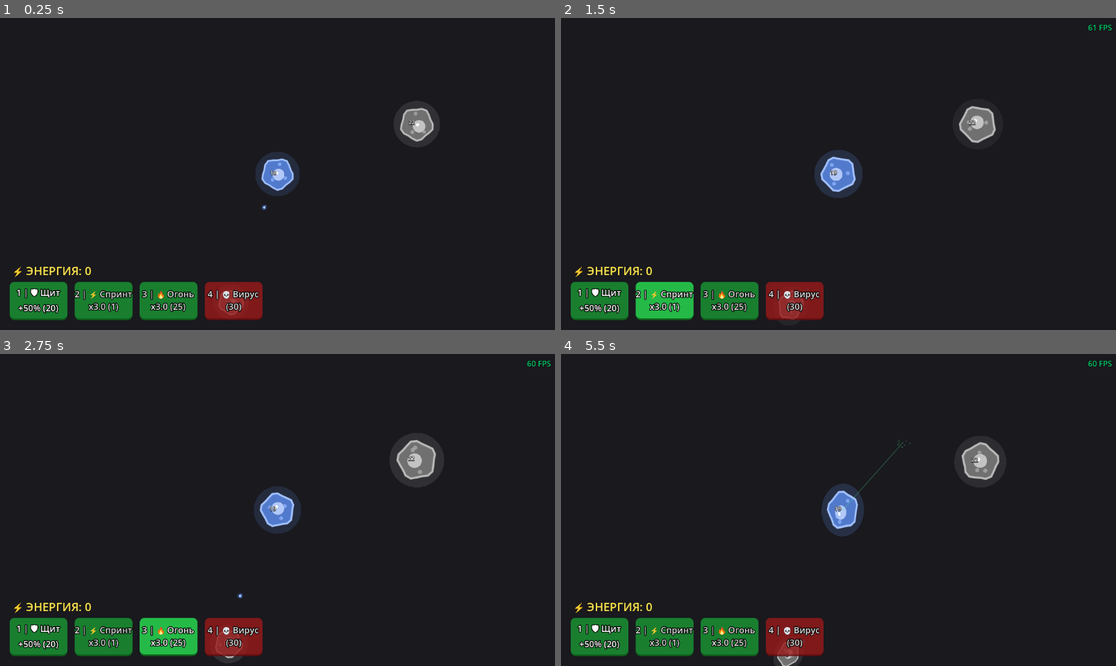
Above: before the commit, frames 1-4 (two rows, left to right).
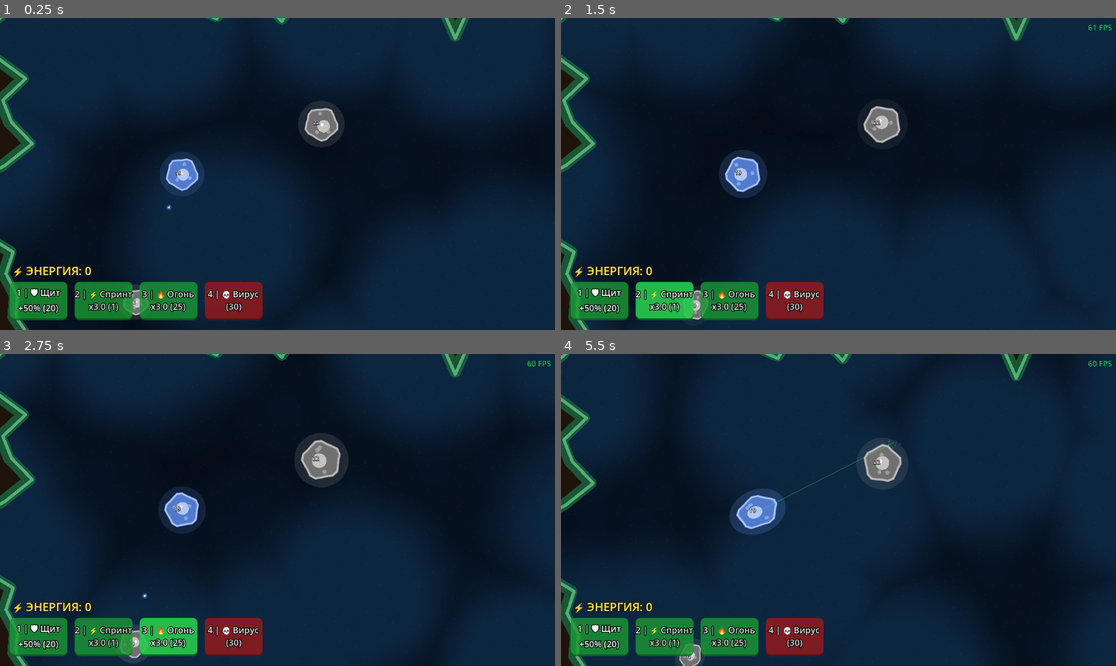
Above: after the commit, the same moments.

Repository: alexey231090/CellColony
Game: Godot game, scene res://scenes/main.tscn
The game is run twice, just before and just after one commit, with the same random seed, the same clock (stepped at 60 frames per second) and the same inputs.
Inputs (mouse positions are in pixels of both pictures, inside the frame that each line leads up to):
- Up to frame 1 (0.25 s): no input
- Up to frame 2 (1.5 s): click "1 | 🛡 Щит +50% (20)" at 0.5 s; click "2 | ⚡ Спринт x3.0 (1)" at 1.25 s
- Up to frame 3 (2.75 s): click "3 | 🔥 Огонь x3.0 (25)" at 2 s
- Up to frame 4 (5.5 s): click "4 | 💀 Вирус (30)" at 2.75 s; tap Enter at 3.5, 3.6 s; move the mouse to (960, 494) at 3.52 s; hold Right (ui_right) 3.53-4.28 s; click (960, 494) at 3.67 s; move the mouse to (727, 525) at 4.27 s; hold Down (ui_down) 4.28-5.03 s; tap Keypad Enter at 4.35 s; click (727, 525) at 4.42 s; move the mouse to (894, 441) at 5.02 s; hold Right (ui_right) from 5.03 s (still down); tap Backspace at 5.1 s; click (894, 441) at 5.17 s

The runs differ from the first frame. In frame 1, 51% of the frame differs, in the area x 0-100%, y 0-100%; in frame 2, 44%; in frame 3, 44%; in frame 4, 61%.

Commit message:
Optimize shield visuals (GPU Shader), add organic background and walls, optimize AI performance, and update documentation

Diff:
--- a/scenes/base_cell/cell.gd
+++ b/scenes/base_cell/cell.gd
@@ -10,6 +10,7 @@
 
 @onready var energy_label: Label = $EnergyLabel
 @onready var contr_label: Label = $ContrLabel
+@onready var shield_overlay: ColorRect = $ShieldOverlay
 
 # Визуальные эффекты при попадании
 var hit_flash_timer: float = 0.0
@@ -51,6 +52,9 @@
 	add_to_group("cells")
 	_update_groups()
 	_update_visuals()
+
+	if shield_overlay and shield_overlay.material:
+		shield_overlay.material = shield_overlay.material.duplicate()
 
 	if energy_label:
 		# Оформляем цифры красиво прямо из кода, чтобы они хорошо читались
@@ -152,8 +156,10 @@
 	# Цвет обводки меняется если активен щит или скорострельность или спринт
 	var outline_color = display_color.lightened(0.4)
 	if reflect_chance > 0.0:
-		# Ярко-зеленый цвет для щита
-		outline_color = Color(0.2, 1.0, 0.5).lerp(Color.WHITE, hit_intensity)
+		# Цвет обводки совпадает с цветом щита
+		var s_color = _get_cell_color().lightened(0.5)
+		s_color.s = 1.0
+		outline_color = s_color.lerp(Color.WHITE, hit_intensity)
 	elif rapid_fire_timer > 0:
 		# Пульсирующий оранжевый контур для скорострельности
 		var pulse = (sin(time * 15.0) + 1.0) / 2.0
@@ -218,77 +224,12 @@
 	main_points.append(main_points[0]) # Замыкаем
 	draw_polyline(main_points, outline_color, 2.5, true)
 
-	# 4. ЭНЕРГЕТИЧЕСКИЙ КУПОЛ ЩИТА (Крутой эффект силового поля)
+	# 4. ЭНЕРГЕТИЧЕСКИЙ КУПОЛ ЩИТА - визуализация через ShieldOverlay (Шейдер)
+	# Больше не рисуем его тут программно, это ОЧЕНЬ медленно!
 	if reflect_chance > 0.0:
-		var shield_radius = current_radius * 1.3
-		var shield_color = Color(0.2, 1.0, 0.5) # Ярко-зеленый (неоновый)
-
-		# Мягкое излучение щита
-		shield_color.a = 0.15 + sin(time * 8.0) * 0.05
-		draw_circle(Vector2.ZERO, shield_radius * 1.1, shield_color)
-
-		# Внешняя граница щита (силовое поле с высокочастотной рябью)
-		var shield_pts = PackedVector2Array()
-		var shield_points_count = 32
-		var ripple_speed = time * 12.0
-		for i in range(shield_points_count):
-			var angle = (i / float(shield_points_count)) * TAU
-			# Двойная рябь: крупная медленная и мелкая быстрая
-			var s_wobble = sin(angle * 4.0 - ripple_speed) * 1.5 + sin(angle * 12.0 + ripple_speed * 1.5) * 1.0
-			# Добавляем хаос при попадании
-			if hit_impact_wobble > 0.1:
-				s_wobble += sin(angle * 20.0 - time * 30.0) * (hit_impact_wobble * 0.5)
-			shield_pts.append(Vector2(cos(angle), sin(angle)) * (shield_radius + s_wobble))
-		shield_pts.append(shield_pts[0])
-
-		shield_color.a = 0.7 + sin(time * 15.0) * 0.2 # Интенсивное мерцание контура
-		draw_polyline(shield_pts, shield_color, 2.5, true)
-
-		# Внутренние "заряды" (переливания энергии внутри купола)
-		var inner_color = Color(0.6, 1.0, 0.8, 0.3)
-		var charge_count = 3
-		for i in range(charge_count):
-			var charge_angle = time * (3.0 + i) + (i * TAU / float(charge_count))
-			var arc_start = charge_angle
-			var arc_end = charge_angle + 0.6
-			var arc_pts = PackedVector2Array()
-			for j in range(5):
-				var a = lerp(arc_start, arc_end, j / 4.0)
-				arc_pts.append(Vector2(cos(a), sin(a)) * (shield_radius - 3.0))
-			draw_polyline(arc_pts, inner_color, 3.0, true)
-
-		# Сетка сот (Honeycomb Grid) - Эффект голографической брони
-		var hex_radius_size = current_radius * 0.25
-		var hex_w = hex_radius_size * 1.732 # sqrt(3)
-		var hex_h = hex_radius_size * 2.0
-		# Анимация "стекания" сот вниз
-		var scroll_offset = fmod(time * 35.0, hex_h * 1.5)
-
-		# Покрываем площадь щита гексагонами
-		var grid_count = 4
-		for q in range(-grid_count, grid_count + 1):
-			for r in range(-grid_count, grid_count + 1):
-				var cx = (q + r / 2.0) * hex_w
-				var cy = r * hex_h * 0.75 + scroll_offset
-				var h_center = Vector2(cx, cy)
-
-				var dist_to_center = h_center.length()
-				if dist_to_center < shield_radius * 0.95:
-					var hex_pts = PackedVector2Array()
-					for h_idx in range(6):
-						# Поворот на 30 градусов (PI/6) чтобы соты стояли "на углу"
-						var h_angle = (h_idx / 6.0) * TAU + (PI / 6.0)
-						# Радиус 0.85 создает красивые отступы между сотами
-						hex_pts.append(h_center + Vector2(cos(h_angle), sin(h_angle)) * (hex_radius_size * 0.85))
-					hex_pts.append(hex_pts[0])
-
-					# Улучшенная видимость сот
-					var alpha_base = clampf(1.1 - (dist_to_center / shield_radius), 0.0, 1.0)
-					# Увеличиваем базовую прозрачность (от 0.2 до 0.6) для лучшей видимости
-					var alpha = (0.4 + sin(time * 6.0 + q * 1.3 + r * 1.7) * 0.2) * alpha_base
-					var h_color = shield_color
-					h_color.a = clampf(alpha, 0.0, 1.0)
-					draw_polyline(hex_pts, h_color, 2.5, true) # Сделали линии жирнее (2.5 вместо 1.5)
+		_update_shield_overlay()
+	else:
+		if shield_overlay.visible: shield_overlay.visible = false
 
 	# 4. Ядро (Nucleus) - плавает около центра
 	var nucleus_pos = Vector2(cos(local_time * 1.5), sin(local_time * 2.1)) * (current_radius * 0.15)
@@ -315,8 +256,7 @@
 		org_color.a = 0.7
 		draw_circle(org_pos, current_radius * 0.12, org_color)
 
-	# 6. Щит (Отражение) - визуализация теперь через ShieldOverlay
-	pass
+	# 6. Щит (Отражение) - визуализация интегрирована в блок 4
 
 func _get_cell_color() -> Color:
 	match owner_type:
@@ -466,6 +406,23 @@
 				if global_position.distance_to(cell.global_position) <= range:
 					cell.infect(-1.0, last_outbreak_id) # Передаем ID текущей волны
 
+func _update_shield_overlay() -> void:
+	if not shield_overlay: return
+	if not shield_overlay.visible: shield_overlay.visible = true
+
+	# Подгоняем размер под текущий радиус клетки
+	var s = radius * 2.6 # Чуть больше клетки
+	shield_overlay.size = Vector2(s, s)
+	shield_overlay.position = -Vector2(s, s) / 2.0
+
+	# Передаем цвет фракции в шейдер
+	var s_color = _get_cell_color().lightened(0.5)
+	s_color.s = 1.0
+	shield_overlay.material.set_shader_parameter("line_color", s_color)
+	var f_color = s_color
+	f_color.a = 0.15
+	shield_overlay.material.set_shader_parameter("fill_color", f_color)
+
 func _update_visuals() -> void:
 	queue_redraw()
 
--- a/scenes/base_cell/cell.tscn
+++ b/scenes/base_cell/cell.tscn
@@ -52,3 +52,12 @@
 
 [node name="CollisionShape2D" type="CollisionShape2D" parent="."]
 shape = SubResource("CircleShape2D_1")
+
+[node name="ShieldOverlay" type="ColorRect" parent="."]
+visible = false
+material = SubResource("ShaderMaterial_1")
+offset_left = -60.0
+offset_top = -60.0
+offset_right = 60.0
+offset_bottom = 60.0
+mouse_filter = 2
--- a/scenes/base_cell/shield.gdshader
+++ b/scenes/base_cell/shield.gdshader
@@ -6,42 +6,69 @@
 uniform float scale : hint_range(1.0, 50.0) = 15.0;
 uniform float pulse_speed : hint_range(0.0, 10.0) = 2.0;
 
-// Функция для создания гексагональной сетки
-// Возвращает расстояние до ближайшего края шестиугольника
+// Функция для правильных сот (шестигранников)
 float hex_dist(vec2 p) {
 	p = abs(p);
-	float d = dot(p, normalize(vec2(1.0, 1.73)));
+	float d = dot(p, normalize(vec2(1.0, 1.73205)));
 	return max(d, p.x);
 }
 
 void fragment() {
 	vec2 uv = UV;
 
-	// Масштаб сетки
+	// Смещение от центра (от -0.5 до 0.5)
+	vec2 center_uv = uv - vec2(0.5);
+	float dist_from_center = length(center_uv);
+
+	// 1. Быстрая зубчатая рябь краев барьера (Искажение/Wobble)
+	float angle = atan(center_uv.y, center_uv.x);
+	float wobble = sin(angle * 12.0 + TIME * -8.0) * 0.01;
+	wobble += sin(angle * 5.0 + TIME * 5.0) * 0.015; // Двойная частота
+	float radius = 0.42; // Чуть меньше 0.5 чтобы не обрезалось квадратом
+
+	// Мягкая маска купола со сглаживанием
+	float mask = smoothstep(radius + 0.03 + wobble, radius - 0.03 + wobble, dist_from_center);
+
+	// 2. Эффект краевого свечения (Rim Light) создаёт иллюзию шара (3D)
+	// Чем ближе к краю (к radius), тем ярче (rim ~ 1.0). В центре более прозрачно (rim ~ 0.0)
+	float rim = smoothstep(0.1, radius + 0.05, dist_from_center);
+
+	// 3. Анимация "стекания" энергетических сот
+	vec2 scroll_uv = uv;
+	scroll_uv.y -= TIME * 0.35; // Смещение вниз
+	// Легкое искажение сетки к центру (имитация линзы/выпуклости)
+	scroll_uv += center_uv * dist_from_center * 0.3;
+
+	// Математика сетки гексагонов
 	vec2 s = vec2(1.0, 1.73205);
 	vec2 h = s * 0.5;
-	vec2 p = uv * scale;
+	vec2 p = scroll_uv * scale;
 
 	vec2 a = mod(p, s) - h;
 	vec2 b = mod(p - h, s) - h;
-
 	vec2 gv = dot(a, a) < dot(b, b) ? a : b;
 
-	// Расстояние до центра гексагона
-	float d = length(gv);
+	// Правильное использование дистанции до краев сот
+	float d = hex_dist(gv);
 
-	// Пульсация
+	// Пульсация толщины линий
 	float pulse = (sin(TIME * pulse_speed) * 0.5 + 0.5) * 0.3 + 0.7;
 
-	// Рисуем границы (соты)
-	// d в данном случае - это расстояние от центра. Края гексагона примерно на 0.5.
-	float edge = smoothstep(0.4, 0.5, d * (1.0 + line_thickness * pulse));
+	// Динамическое мерцание горизонтальными волнами (переливы энергии)
+	float flicker = clamp((sin(scroll_uv.y * 30.0 + TIME * -5.0) + 1.0) * 0.5, 0.4, 1.0);
 
-	vec4 final_color = mix(fill_color, line_color, edge);
+	// 4. Отрисовка линий сот: края гексагона на 0.5
+	float edge = smoothstep(0.48 - line_thickness * pulse, 0.5, d);
+	edge *= flicker; // Применяем мерцание волнами
 
-	// Мягкая маска круга
-	float mask = smoothstep(0.5, 0.45, length(uv - 0.5));
+	// Собираем базовый цвет купола
+	vec4 hex_field = mix(vec4(0.0), line_color, edge);
 
+	// Добавляем мощное свечение на края (Rim) + внутреннюю заливку (fill_color)
+	vec4 final_color = hex_field + (line_color * rim * 1.5) + (fill_color * (1.0 - rim * 0.5));
+
+	// Применение маски: края мягко исчезают
 	COLOR = final_color;
-	COLOR.a *= mask * line_color.a;
+	// Делаем края плотнее для лучшей видимости границ, центр чуть прозрачнее
+	COLOR.a *= mask * line_color.a * clamp(0.4 + rim * 0.8, 0.0, 1.0);
 }
--- /dev/null
+++ b/scenes/environment/background.gdshader
@@ -0,0 +1,60 @@
+shader_type canvas_item;
+
+uniform vec4 color1 : source_color = vec4(0.02, 0.05, 0.1, 1.0);
+uniform vec4 color2 : source_color = vec4(0.05, 0.15, 0.25, 1.0);
+uniform float speed = 0.5;
+uniform float scale = 3.0;
+uniform vec2 cam_offset = vec2(0.0, 0.0);
+
+// Функция для генерации случайных чисел
+vec2 random2(vec2 p) {
+	return fract(sin(vec2(dot(p, vec2(127.1, 311.7)), dot(p, vec2(269.5, 183.3)))) * 43758.5453);
+}
+
+// Биологический 'клеточный' шум
+float cellular_noise(vec2 x) {
+	vec2 n = floor(x);
+	vec2 f = fract(x);
+	float min_dist = 1.0;
+
+	for (int j = -1; j <= 1; j++) {
+		for (int i = -1; i <= 1; i++) {
+			vec2 g = vec2(float(i), float(j));
+			vec2 o = random2(n + g);
+			// Анимация движения "клеток"
+			o = 0.5 + 0.5 * sin(TIME * speed + 6.2831 * o);
+			vec2 r = g + o - f;
+			float d = dot(r, r); // Квадрат расстояния
+			if (d < min_dist) {
+				min_dist = d;
+			}
+		}
+	}
+	return min_dist;
+}
+
+void fragment() {
+	// Основные координаты с учетом экрана и масштаба (плюс смещение камеры)
+	vec2 uv = ((FRAGCOORD.xy + cam_offset) / 1000.0) * scale;
+
+	// Главный клеточный шум (крупный)
+	float noise_val = cellular_noise(uv);
+
+	// Мелкий шум (завихрения)
+	float detail_noise = cellular_noise(uv * 2.5 - vec2(TIME * 0.2, TIME * -0.1));
+
+	// Смешивание цветов
+	// Инвертируем шум, чтобы "клетки" выделялись темным, а промежутки светлым
+	float t = 1.0 - smoothstep(0.0, 0.6, noise_val);
+	// Добавляем детали
+	t += (1.0 - detail_noise) * 0.2;
+
+	vec4 final_color = mix(color1, color2, clamp(t, 0.0, 1.0));
+
+	// Микрочастицы (пылинки/органеллы, плавающие в жидкости)
+	// Оставили только самые редкие и тусклые точки
+	float particles = smoothstep(0.995, 0.999, 1.0 - cellular_noise(uv * 12.0 + vec2(TIME * 0.15)));
+	final_color.rgb += vec3(particles * 0.03);
+
+	COLOR = final_color;
+}
--- a/scenes/main.gd
+++ b/scenes/main.gd
@@ -14,7 +14,26 @@
 	{"type": 4, "pos": Vector2(-1800,  1800)},  # ENEMY_YELLOW — левый низ
 ]
 
+@onready var bg_rect: ColorRect = $BackgroundLayer/ColorRect
+@onready var camera: Camera2D = $Camera2D
+
+func _process(_delta: float) -> void:
+	if bg_rect and bg_rect.material and camera:
+		# Передаем позицию камеры в шейдер для параллакса.
+		# Сделали параллакс почти незаметным (0.15 вместо 0.7)
+		bg_rect.material.set_shader_parameter("cam_offset", camera.global_position * 0.15)
+
 func _ready() -> void:
+	# 0. Генерируем биологические стенки (границы карты)
+	_generate_borders()
+
+	# Ограничиваем камеру, чтобы она не уплывала за границы карты
+	if camera:
+		camera.limit_left = -int(map_size.x / 2.0)
+		camera.limit_right = int(map_size.x / 2.0)
+		camera.limit_top = -int(map_size.y / 2.0)
+		camera.limit_bottom = int(map_size.y / 2.0)
+
 	# 1. Спавним игрока из сцены
 	var player_cell = get_node_or_null("PlayerCell")
 	var player_base = FACTION_BASES[0]
@@ -76,3 +95,83 @@
 		3: return BaseCell.OwnerType.ENEMY_GREEN
 		4: return BaseCell.OwnerType.ENEMY_YELLOW
 	return BaseCell.OwnerType.NEUTRAL
+
+func _generate_borders() -> void:
+	var border_node = StaticBody2D.new()
+	border_node.name = "BiologicalWalls"
+	add_child(border_node)
+
+	var hx = map_size.x / 2.0
+	var hy = map_size.y / 2.0
+	var thickness = 2000.0 # Толщина внешней "темной материи"
+	var segments = 60 # Точность
+
+	# Шум для неровных органических краев
+	var noise = FastNoiseLite.new()
+	noise.noise_type = FastNoiseLite.TYPE_SIMPLEX
+	noise.frequency = 0.003
+
+	var wall_color = Color(0.12, 0.08, 0.05) # Органический темно-коричневый цвет (ткань за стенкой)
+	var edge_color = Color(0.1, 0.4, 0.25, 0.8) # Светящаяся органическая слизь
+
+	# Анонимная функция для генерации одной стороны
+	var _build_side = func(start: Vector2, end: Vector2, out_dir: Vector2, side_idx: int):
+		var pts = PackedVector2Array()
+		var line_pts = PackedVector2Array()
+
+		# Генерируем 60 точек вдоль отрезка с шумом
+		for i in range(segments + 1):
+			var t = float(i) / segments
+			var p = start.lerp(end, t)
+			# Смещаем точку по нормали(направлению наружу) через функции шума
+			# side_idx нужно чтоб шум на каждом крае был разным (оффсет)
+			var n = noise.get_noise_2d(p.x + side_idx * 5000.0, p.y + side_idx * 5000.0)
+			# Amplitude: до 200px неровностей
+			var edge_p = p + out_dir * (n * 250.0)
+
+			pts.append(edge_p)
+			line_pts.append(edge_p)
+
+		# Добавляем толщину снаружи для коллайдера/полигона(чтоб не было дырок)
+		pts.append(end + out_dir * thickness)
+		pts.append(start + out_dir * thickness)
+
+		# 1. Физическая стенка (шоб не выползали)
+		var coll = CollisionPolygon2D.new()
+		coll.polygon = pts
+		border_node.add_child(coll)
+
+		# 2. Визуальная "темная масса" снаружи
+		var poly = Polygon2D.new()
+		poly.polygon = pts
+		poly.color = wall_color
+		poly.z_index = -5 # Самый низ, позади фона и клеток
+		border_node.add_child(poly)
+
+		# 3. Красивая неровная биологическая линия(мембрана)
+		var line = Line2D.new()
+		line.points = line_pts
+		line.width = 45.0
+		line.default_color = edge_color
+		line.joint_mode = Line2D.LINE_JOINT_ROUND
+		line.begin_cap_mode = Line2D.LINE_CAP_ROUND
+		line.end_cap_mode = Line2D.LINE_CAP_ROUND
+		line.z_index = -3 # Над фоном
+		border_node.add_child(line)
+
+		# Внутренний блик мембраны для объема (Juice)
+		var hl_line = Line2D.new()
+		hl_line.points = line_pts
+		hl_line.width = 12.0
+		hl_line.default_color = Color(0.5, 0.9, 0.6, 0.6)
+		hl_line.joint_mode = Line2D.LINE_JOINT_ROUND
+		hl_line.z_index = -2
+		hl_line.position = -out_dir * 10.0 # Смещаем внутрь
+		border_node.add_child(hl_line)
+
+	# Генерируем 4 стороны (Top, Right, Bottom, Left)
+	# Normal: Vector2 наружу карты
+	_build_side.call(Vector2(-hx, -hy), Vector2(hx, -hy), Vector2(0, -1), 0)
+	_build_side.call(Vector2(hx, -hy), Vector2(hx, hy), Vector2(1, 0), 1)
+	_build_side.call(Vector2(hx, hy), Vector2(-hx, hy), Vector2(0, 1), 2)
+	_build_side.call(Vector2(-hx, hy), Vector2(-hx, -hy), Vector2(-1, 0), 3)
--- a/scenes/main.tscn
+++ b/scenes/main.tscn
@@ -9,6 +9,14 @@
 [ext_resource type="PackedScene" path="res://scenes/ui/perks_ui.tscn" id="6_perks"]
 [ext_resource type="Script" uid="uid://bqfqu5xcs4owa" path="res://scripts/core/AIFactionManager.gd" id="7_ai_mgr"]
 [ext_resource type="PackedScene" path="res://scenes/ui/dev_console.tscn" id="8_console"]
+[ext_resource type="Shader" path="res://scenes/environment/background.gdshader" id="9_bg_shader"]
+
+[sub_resource type="ShaderMaterial" id="ShaderMaterial_bg"]
+shader = ExtResource("9_bg_shader")
+shader_parameter/color1 = Color(0.02, 0.05, 0.1, 1.0)
+shader_parameter/color2 = Color(0.05, 0.15, 0.25, 1.0)
+shader_parameter/speed = 0.5
+shader_parameter/scale = 3.0
 
 [sub_resource type="Resource" id="Resource_85g3d"]
 script = ExtResource("6_85g3d")
@@ -33,6 +41,7 @@
 layer = -1
 
 [node name="ColorRect" type="ColorRect" parent="BackgroundLayer" unique_id=1750769579]
+material = SubResource("ShaderMaterial_bg")
 anchors_preset = 15
 anchor_right = 1.0
 anchor_bottom = 1.0
--- a/scripts/core/AIFactionManager.gd
+++ b/scripts/core/AIFactionManager.gd
@@ -227,26 +227,31 @@
 	return Rect2(base_pos - fallback_half, fallback_half * 2.0)
 
 func _get_my_cells() -> Array[BaseCell]:
-	var group = ""
-	match faction:
-		BaseCell.OwnerType.ENEMY_RED:    group = "enemy_red_cells"
-		BaseCell.OwnerType.ENEMY_GREEN:  group = "enemy_green_cells"
-		BaseCell.OwnerType.ENEMY_YELLOW: group = "enemy_yellow_cells"
-	if group == "": return []
-	var raw := get_tree().get_nodes_in_group(group)
-	var result: Array[BaseCell] = []
-	result.resize(0)
-	for n in raw:
+	var group = _get_group_for_owner(faction)
+	var nodes = get_tree().get_nodes_in_group(group)
+	var cells: Array[BaseCell] = []
+	for n in nodes:
 		if n is BaseCell:
-			result.append(n)
-	if not result.is_empty():
-		return result
-
-	var all_raw := get_tree().get_nodes_in_group("cells")
-	for n in all_raw:
-		if n is BaseCell and n.owner_type == faction:
-			result.append(n)
-	return result
+			cells.append(n)
+	return cells
+
+func _get_nearest_cell(cells: Array[BaseCell], pos: Vector2) -> BaseCell:
+	var nearest: BaseCell = null
+	var min_dist_sq = INF
+	for c in cells:
+		var d_sq = c.global_position.distance_squared_to(pos)
+		if d_sq < min_dist_sq:
+			min_dist_sq = d_sq
+			nearest = c
+	return nearest
+
+func _get_group_for_owner(owner_t: BaseCell.OwnerType) -> String:
+	match owner_t:
+		BaseCell.OwnerType.PLAYER:       return "player_cells"
+		BaseCell.OwnerType.ENEMY_RED:    return "enemy_red_cells"
+		BaseCell.OwnerType.ENEMY_GREEN:  return "enemy_green_cells"
+		BaseCell.OwnerType.ENEMY_YELLOW: return "enemy_yellow_cells"
+	return "cells"
 
 func _evaluate_and_use_perks(_delta: float) -> void:
 	var sm = get_tree().get_first_node_in_group("selection_manager")
@@ -277,40 +282,23 @@
 					cell.reflect_timer = 10.0
 					cell.queue_redraw()
 
-	# 2. ВИРУС (Приоритет: толпа врагов)
+	# 2. ВИРУС (Приоритет: текущая цель и её соседи)
 	if _ai_virus_cd <= 0 and ai_perk_energy >= sm.VIRUS_ENERGY_COST:
-		var all_cells = _get_all_cells()
-		var best_virus_target: BaseCell = null
-		var max_enemies_around = 0
-
-		for enemy in all_cells:
-			if enemy.owner_type != faction and enemy.owner_type != BaseCell.OwnerType.NEUTRAL:
-				var enemies_around = 0
-				for other_enemy in all_cells:
-					if other_enemy.owner_type == enemy.owner_type and other_enemy != enemy:
-						if enemy.global_position.distance_to(other_enemy.global_position) < sm.VIRUS_SPREAD_RADIUS:
-							enemies_around += 1
-				if enemies_around >= 2:
-					if enemies_around > max_enemies_around:
-						max_enemies_around = enemies_around
-						best_virus_target = enemy
-
-		if best_virus_target:
-			var nearest: BaseCell = null
-			var n_dist = 999999.0
-			for p in my_cells:
-				var d = p.global_position.distance_to(best_virus_target.global_position)
-				if d < n_dist:
-					n_dist = d
-					nearest = p
-
-			if nearest:
-				var shooter = nearest.get_node_or_null("ShooterModule")
-				if shooter:
-					virus_outbreak_counter += 1
-					shooter.shoot_virus(best_virus_target, sm.VIRUS_DURATION, virus_outbreak_counter)
-					ai_perk_energy -= sm.VIRUS_ENERGY_COST
-					_ai_virus_cd = max(5.0, sm.VIRUS_COOLDOWN_MAX)
+		# Оптимизация: не ищем по всей карте, а бьем в текущую цель если там есть толпа
+		if current_target_node and is_instance_valid(current_target_node) and current_target_node.owner_type != BaseCell.OwnerType.NEUTRAL:
+			var target_faction_group = _get_group_for_owner(current_target_node.owner_type)
+			var enemies = get_tree().get_nodes_in_group(target_faction_group)
+
+			if enemies.size() >= 3: # Бьем если у врага солидная кучка
+				# Ищем нашу ближайшую клетку к цели
+				var nearest = _get_nearest_cell(my_cells, current_target_node.global_position)
+				if nearest:
+					var shooter = nearest.get_node_or_null("ShooterModule")
+					if shooter:
+						virus_outbreak_counter += 1
+						shooter.shoot_virus(current_target_node, sm.VIRUS_DURATION, virus_outbreak_counter)
+						ai_perk_energy -= sm.VIRUS_ENERGY_COST
+						_ai_virus_cd = max(5.0, sm.VIRUS_COOLDOWN_MAX)
 
 	# 3. СКОРОСТРЕЛЬНОСТЬ (Приоритет: добивание/атака)
 	if _ai_rapid_fire_cd <= 0 and ai_perk_energy >= sm.RAPID_FIRE_ENERGY_COST:
Not shown, added: scenes/environment/background.gdshader.uid
Not shown, changed: REFERENCE.md
Not shown, changed: project_rules.md
